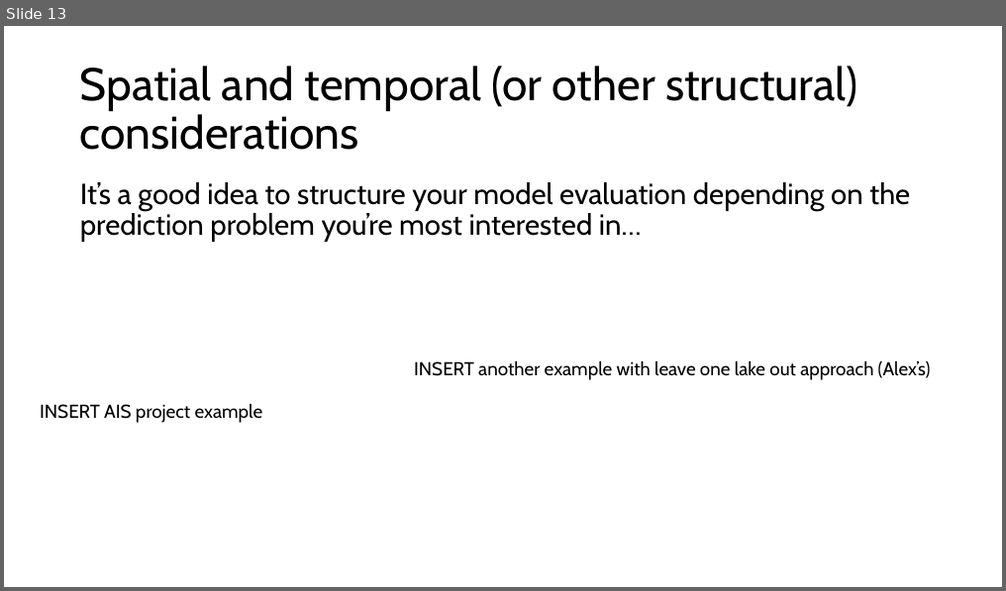
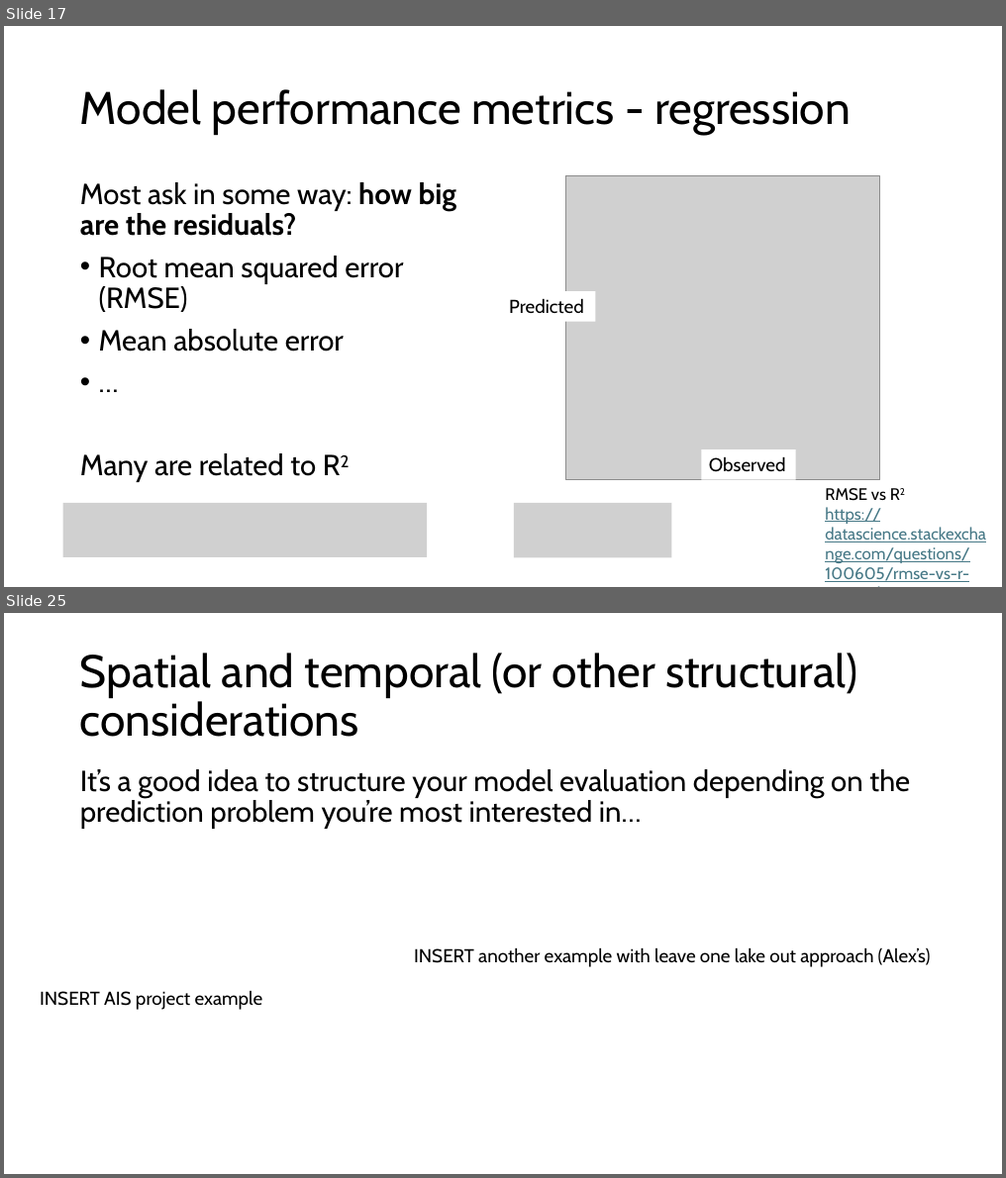
Before and after one commit to grantvagle/ml_methods_workshop, a slide deck: slides/02_model_eval_cv.pptx. Shown one above the other, each under a label of ours: slide 13 before the commit, slides 17 and 25 after it; the slides between them are not shown. The pictures are 1006x591 and 1006x1178 pixels, drawn with LibreOffice and Linux fonts; fonts in the diff are those of the drawing; grey boxes stand for pictures. Boxes give left, top, right and bottom in pixels: in the first picture for what was removed or moved away, otherwise in the second. Text is boxed around its words. In the diff, an @@ line names an element or a change of style, - is before the commit and + after.

```diff
--- a/slides/02_model_eval_cv.pptx
+++ b/slides/02_model_eval_cv.pptx
@@ slide 17 added at bbox=[4, 26, 1002, 587], background #FFFFFF @@
@@ title added at bbox=[80, 89, 850, 135], 44 pt, text #000000 @@
+Model performance metrics - regression
@@ text added at bbox=[80, 182, 457, 482], 28 pt, text #000000 @@
+Most ask in some way: how big are the residuals?
+• Root mean squared error (RMSE)
+• Mean absolute error
+• …
+Many are related to R2
@@ picture added at bbox=[566, 175, 880, 480] @@
@@ rectangle added at bbox=[502, 291, 595, 322], fill #FFFFFF, 18 pt, text #000000 @@
+Predicted
@@ rectangle added at bbox=[702, 450, 796, 479], fill #FFFFFF, 18 pt, text #000000 @@
+Observed
@@ text added at bbox=[825, 488, 986, 582], 16 pt, text #467886, underline @@
+RMSE vs R2
+https://datascience.stackexchange.com/questions/100605/rmse-vs-r-squared
@@ picture added at bbox=[63, 503, 427, 558] @@
@@ picture added at bbox=[514, 503, 672, 559] @@
@@ what was slide 13 is now slide 25 @@
```
Also in this commit, not shown: 4 slides changed, 23 other slides added, 3 slides removed.
